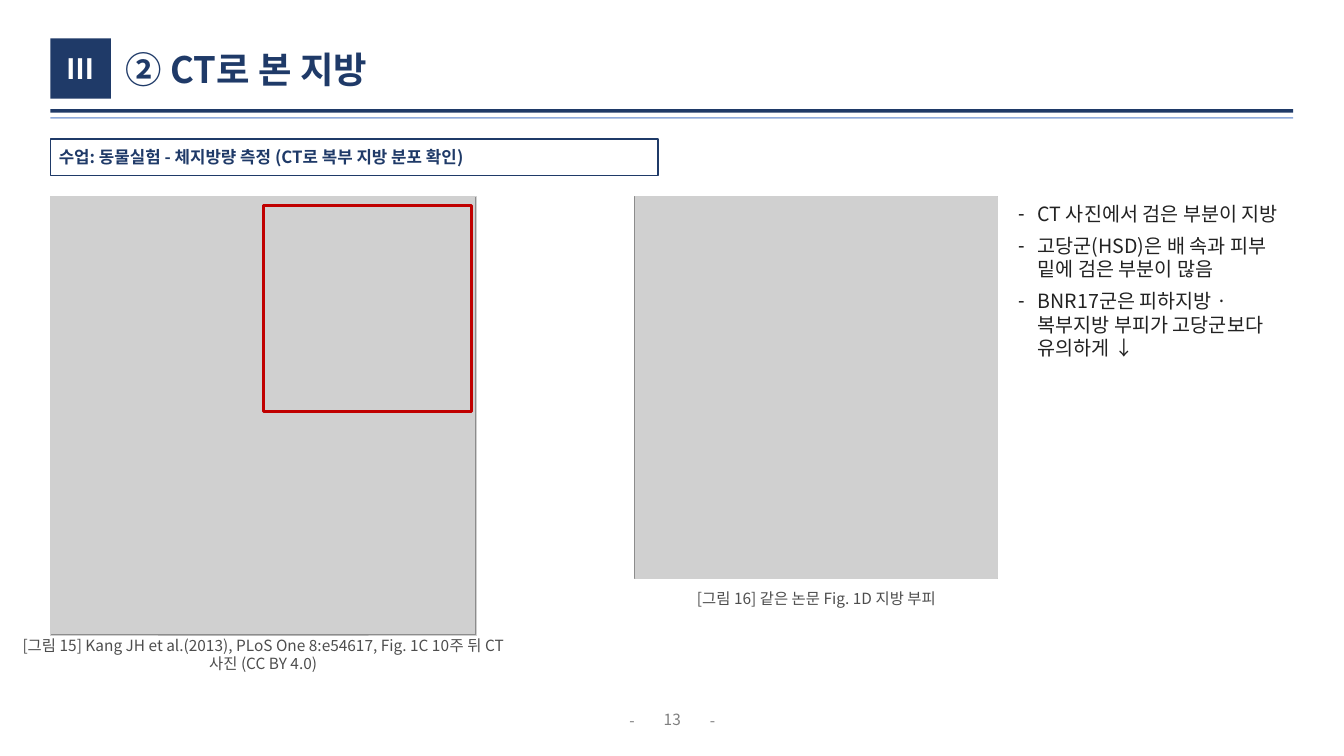
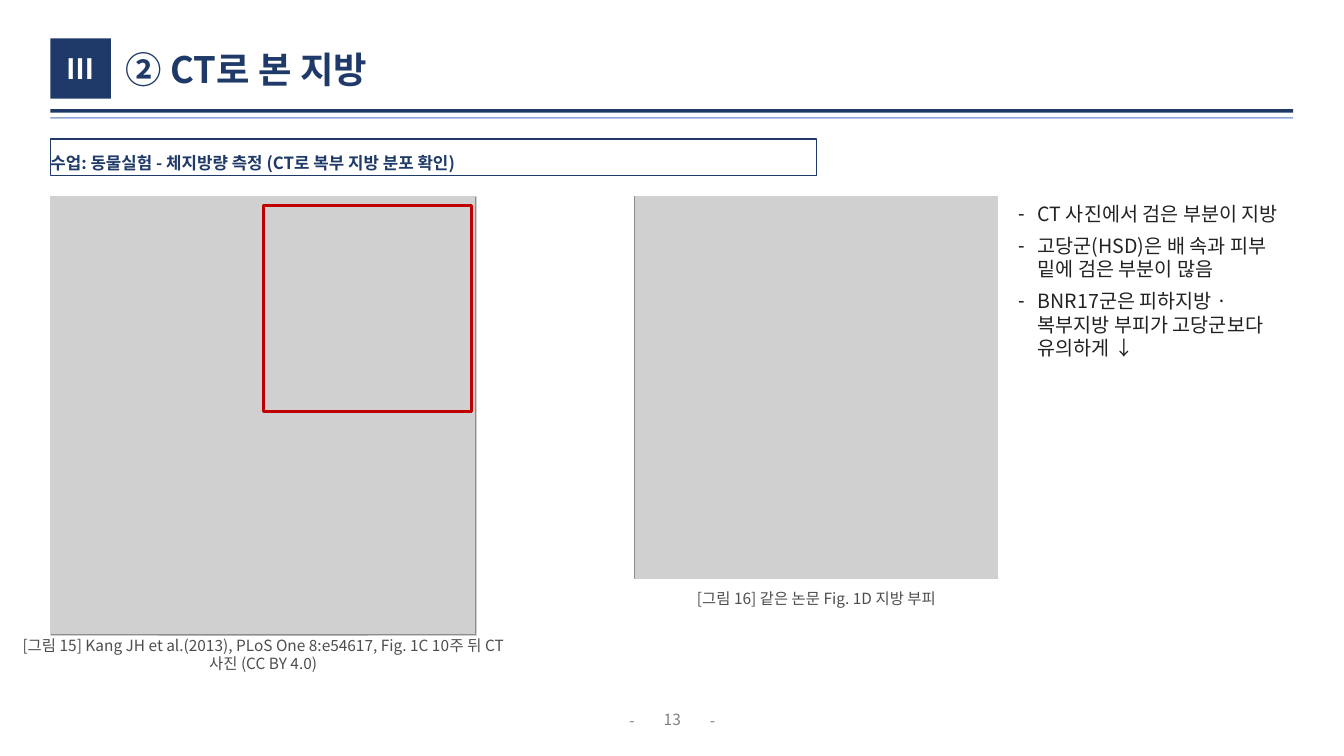
Before and after one commit to logvinca99-cell/logvinca, a slide deck: slide 13 of 발표자료/체중조절_발표_기능성식품학.pptx. Drawn at 1344x756 pixels with LibreOffice and Linux fonts; fonts in the diff are those of the drawing; grey boxes stand for pictures. Boxes give left, top, right and bottom in pixels: in the first picture for what was removed or moved away, otherwise in the second. Text is boxed around its words. In the diff, an @@ line names an element or a change of style, - is before the commit and + after.

```diff
--- a/발표자료/체중조절_발표_기능성식품학.pptx
+++ b/발표자료/체중조절_발표_기능성식품학.pptx
@@ rectangle "수업: 동물실험 - 체지방량 측정 ...": place and size @@
-rectangle "수업: 동물실험 - 체지방량 측정 ..." at box(50, 139, 658, 175)
+rectangle "수업: 동물실험 - 체지방량 측정 ..." at box(50, 139, 817, 175)
```
Also in this commit, not shown: 10 other slides changed, 1 other file.
